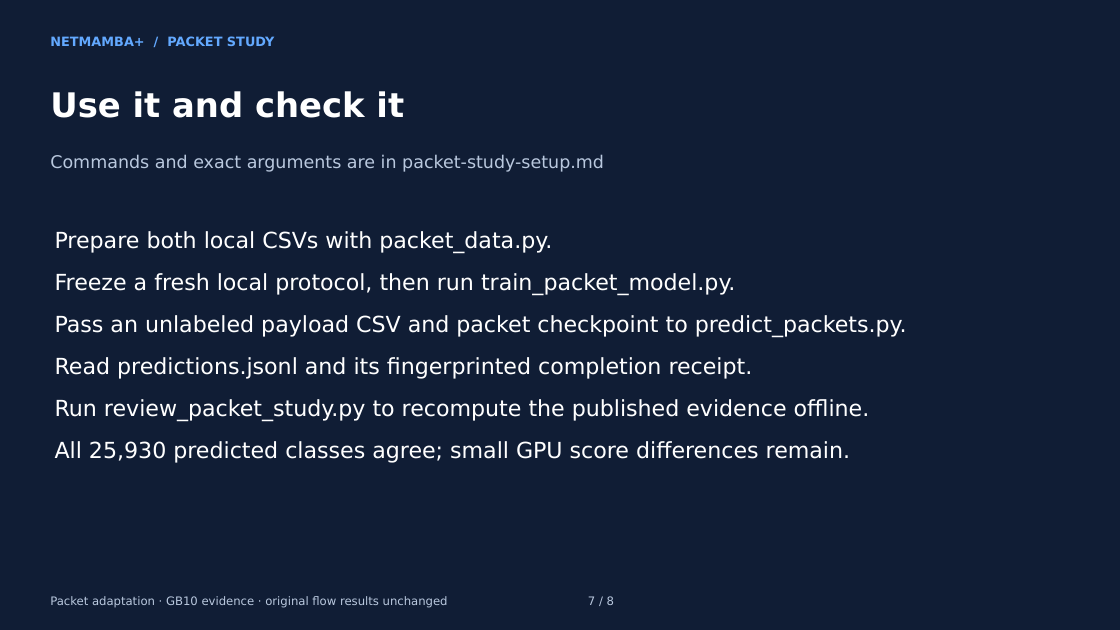
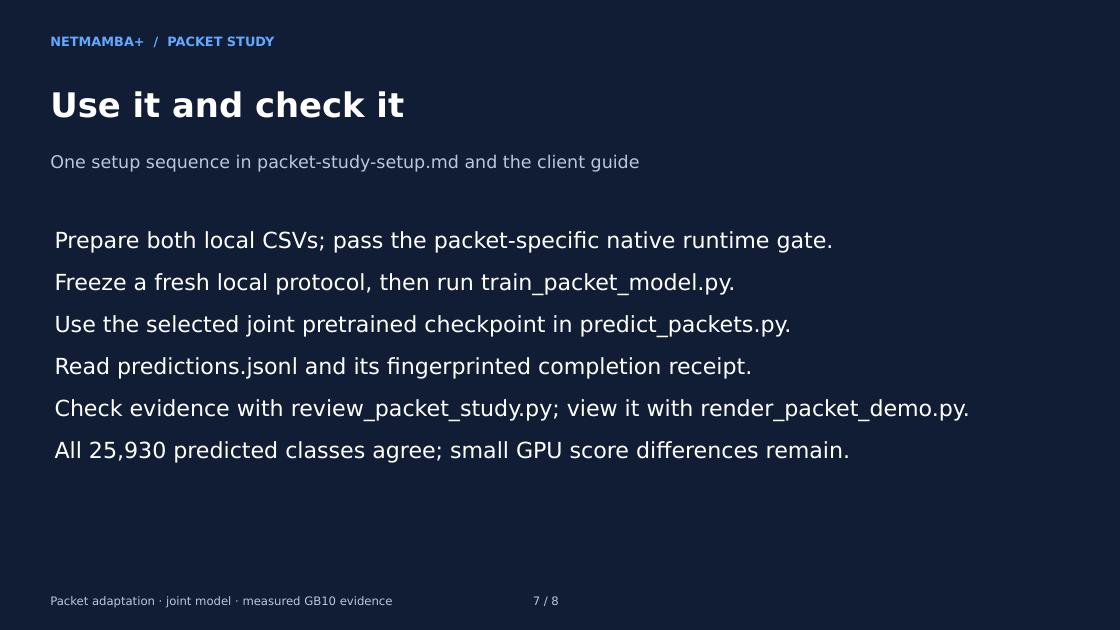
Before and after one commit to buffbeefalo/netmambaplus-reproduction, a slide deck: slide 7 of docs/customer/packet-addendum/NetMambaPlus-packet-addendum.pptx. Drawn at 1120x630 pixels with LibreOffice and Linux fonts; fonts in the diff are those of the drawing. Boxes give left, top, right and bottom in pixels: in the first picture for what was removed or moved away, otherwise in the second. Text is boxed around its words. In the diff, an @@ line names an element or a change of style, - is before the commit and + after.

Commit message:
Make the two-CSV packet model the single client workflow

```diff
--- a/docs/customer/packet-addendum/NetMambaPlus-packet-addendum.pptx
+++ b/docs/customer/packet-addendum/NetMambaPlus-packet-addendum.pptx
@@ text at [50, 154, 640, 172]: text changed @@
-Commands and exact arguments are in packet-study-setup.md
+One setup sequence in packet-study-setup.md and the client guide
@@ text at [55, 231, 834, 253]: text changed @@
-Prepare both local CSVs with packet_data.py.
+Prepare both local CSVs; pass the packet-specific native runtime gate.
@@ text at [55, 315, 792, 338]: text changed @@
-Pass an unlabeled payload CSV and packet checkpoint to predict_packets.py.
+Use the selected joint pretrained checkpoint in predict_packets.py.
@@ text at [55, 399, 969, 422]: text changed @@
-Run review_packet_study.py to recompute the published evidence offline.
+Check evidence with review_packet_study.py; view it with render_packet_demo.py.
@@ text at [50, 596, 558, 608]: text changed @@
-Packet adaptation · GB10 evidence · original flow results unchanged 7 / 8
+Packet adaptation · joint model · measured GB10 evidence 7 / 8
```
Also in this commit, not shown: 7 other slides changed, 50 other files.
